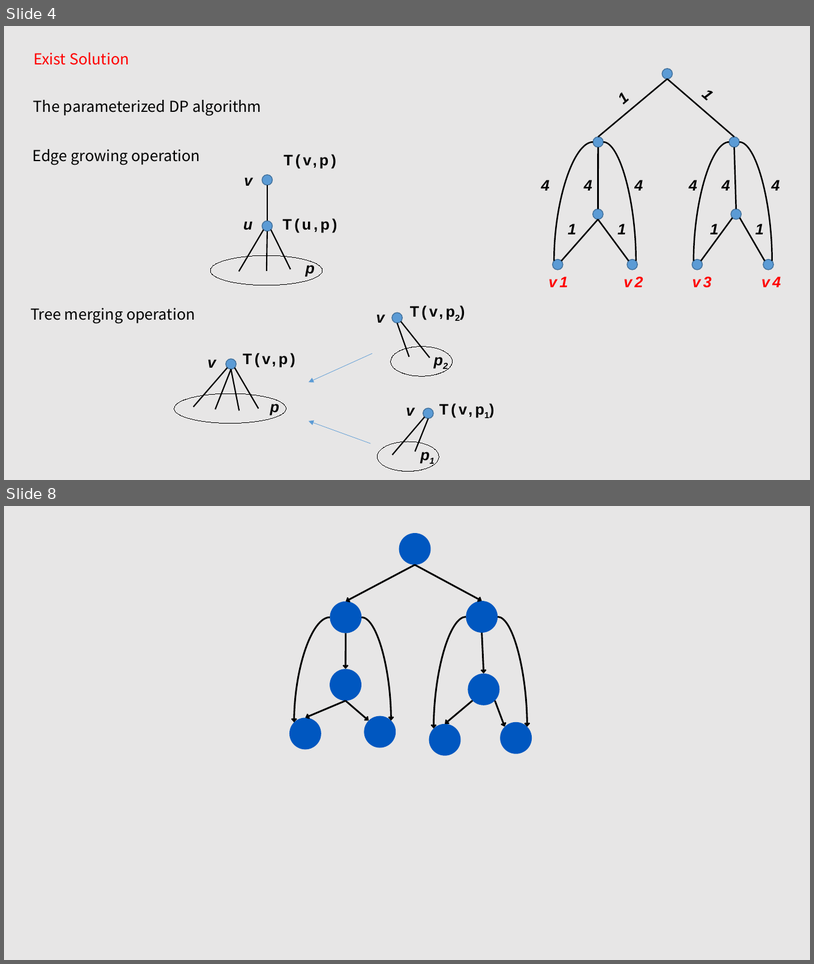
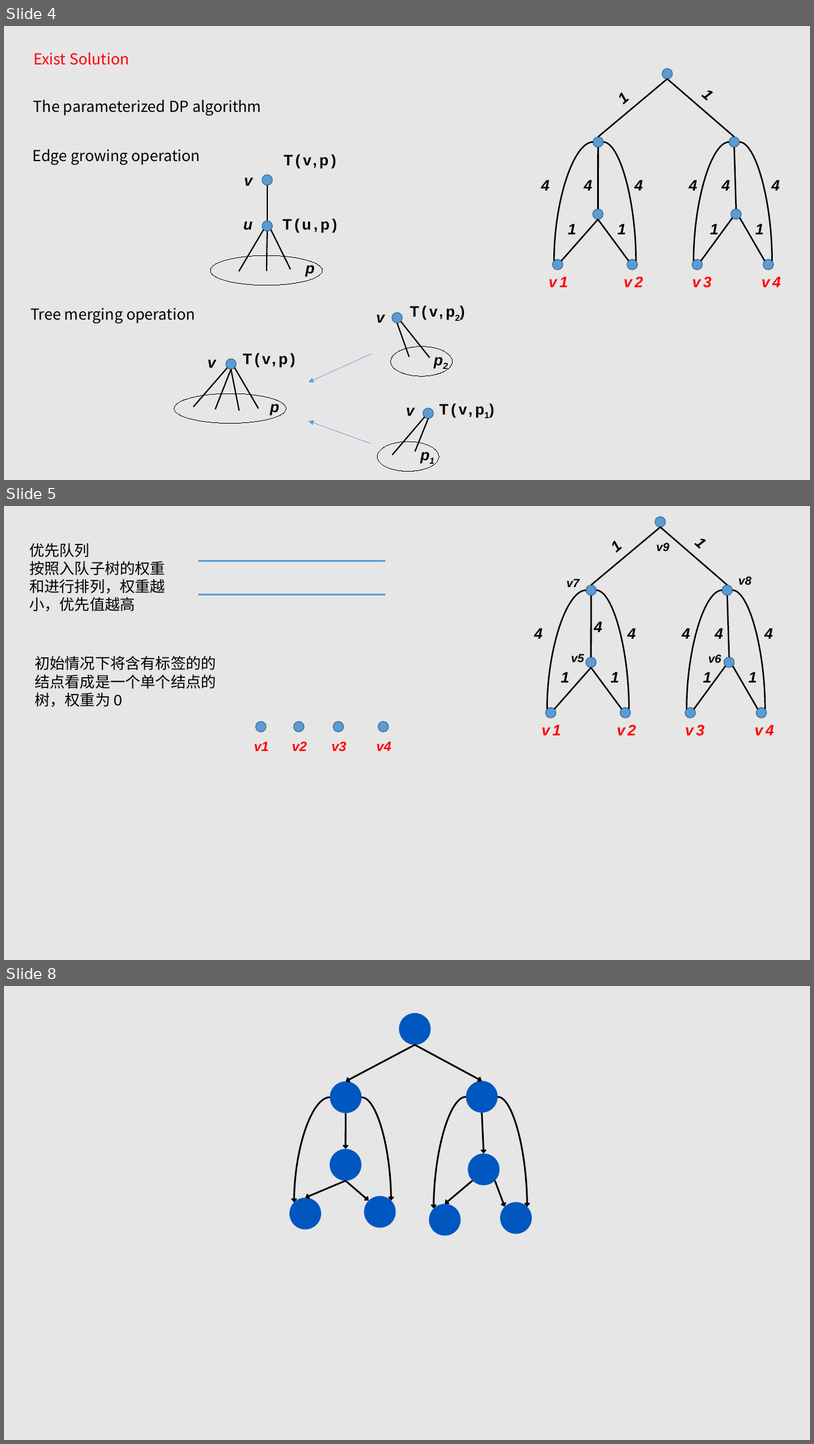
Before and after one commit to tianzhuwei/PPT, a slide deck: Efficient and Progressive GST Search.pptx. Shown one above the other, each under a label of ours: slides 4 and 8 before the commit, slides 4, 5 and 8 after it; the slides between them are not shown. The pictures are 814x964 and 814x1444 pixels, drawn with LibreOffice and Linux fonts; fonts in the diff are those of the drawing. Boxes give left, top, right and bottom in pixels: in the first picture for what was removed or moved away, otherwise in the second. Text is boxed around its words. In the diff, an @@ line names an element or a change of style, - is before the commit and + after.

Commit message:
update

```diff
--- a/Efficient and Progressive GST Search.pptx
+++ b/Efficient and Progressive GST Search.pptx
@@ slide 5 added at [4, 506, 810, 960], background #E7E6E6 @@
@@ text added at [29, 543, 165, 612], 18 pt, text #000000 @@
+优先队列
+按照入队子树的权重和进行排列，权重越小，优先值越高
@@ group added at [534, 517, 774, 736]: 21 texts, 9 ellipses, 8 lines, 4 curved lines @@
+v1
+v2
+v3
+v4
+1
+1
+4
+4
+4
+4
+4
+4
+1
+1
+1
+1
+v5
+v6
+v7
+v8
+v9
@@ line added from (199, 561) to (386, 561), #5B9BD5 2.25 pt @@
@@ line added from (199, 594) to (386, 594), #5B9BD5 2.25 pt @@
@@ text added at [35, 656, 216, 707], 18 pt, text #000000 @@
+初始情况下将含有标签的的结点看成是一个单个结点的树，权重为 0
@@ ellipse added at [255, 721, 266, 732], fill #5B9BD5, outline #43739E 1 pt @@
@@ ellipse added at [294, 721, 304, 732], fill #5B9BD5, outline #43739E 1 pt @@
@@ ellipse added at [333, 721, 344, 732], fill #5B9BD5, outline #43739E 1 pt @@
@@ ellipse added at [378, 721, 389, 732], fill #5B9BD5, outline #43739E 1 pt @@
@@ text added at [254, 741, 269, 751], 16 pt, text #FF0000, bold, italic @@
+v1
@@ text added at [292, 741, 307, 751], 16 pt, text #FF0000, bold, italic @@
+v2
@@ text added at [332, 741, 347, 751], 16 pt, text #FF0000, bold, italic @@
+v3
@@ text added at [377, 741, 392, 751], 16 pt, text #FF0000, bold, italic @@
+v4
```
Also in this commit, not shown: 1 slide removed.
